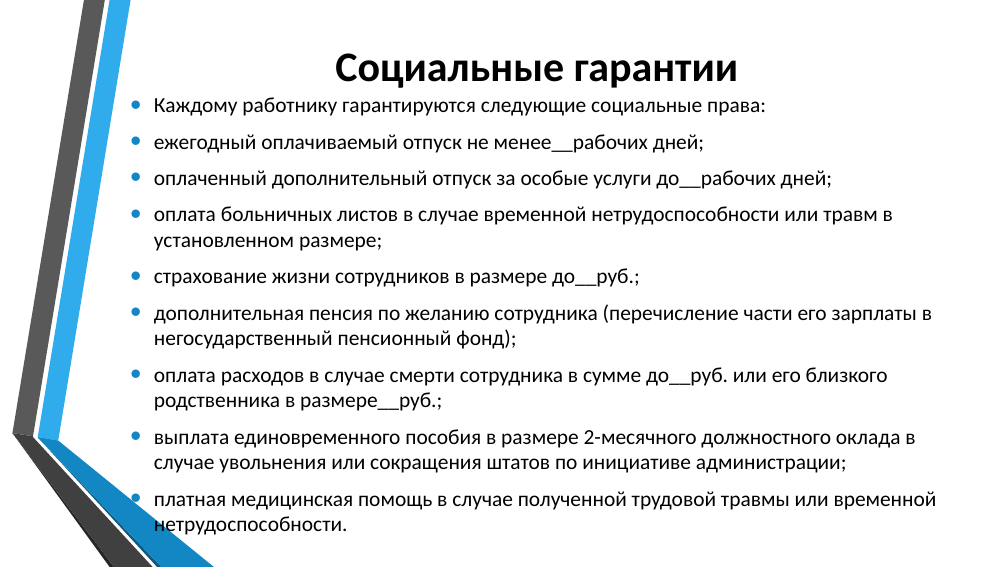
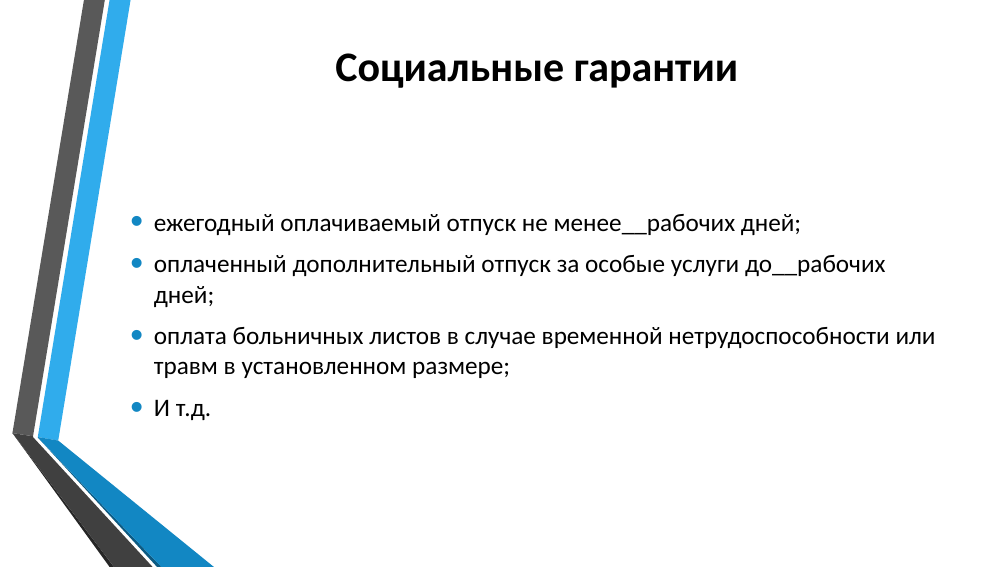
Before and after one commit to errashe/Documents, a slide deck: slide 9 of философия организации/йцу.pptx. Drawn at 1008x567 pixels with LibreOffice and Linux fonts; fonts in the diff are those of the drawing; background and template pictures are left out. Boxes give left, top, right and bottom in pixels: in the first picture for what was removed or moved away, otherwise in the second. Text is boxed around its words. In the diff, an @@ line names an element or a change of style, - is before the commit and + after.

Commit message:
31.10.2016 15:00

```diff
--- a/философия организации/йцу.pptx
+++ b/философия организации/йцу.pptx
@@ text at (154,97,766,116): paragraph removed @@
-• Каждому работнику гарантируются следующие социальные права:
@@ text at (154,214,936,378): size 20.4 to 24 pt @@
@@ text at (154,399,211,420): text changed; size 20.4 to 24 pt @@
-• страхование жизни сотрудников в размере до__руб.;
-• дополнительная пенсия по желанию сотрудника (перечисление части его зарплаты в негосударственный пенсионный фонд);
-• оплата расходов в случае смерти сотрудника в сумме до__руб. или его близкого родственника в размере__руб.;
-• выплата единовременного пособия в размере 2-месячного должностного оклада в случае увольнения или сокращения штатов по инициативе администрации;
-• платная медицинская помощь в случае полученной трудовой травмы или временной нетрудоспособности.
+• И т.д.
```
Also in this commit, not shown: 1 other slide changed.
